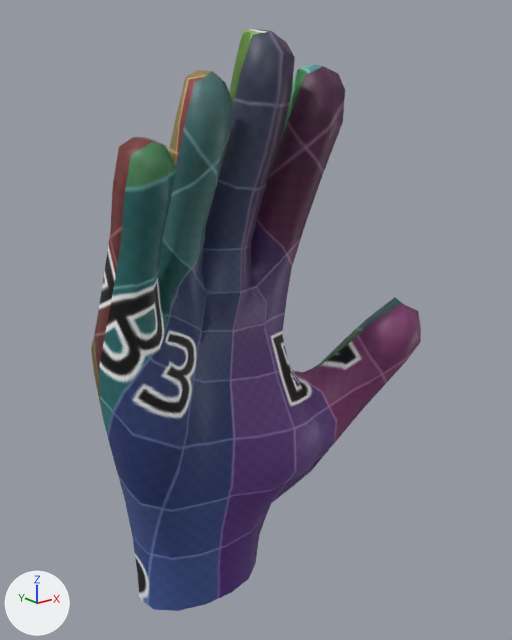
The glTF model Assets/HandRigs.glb: old version first, new version second.
Both versions are drawn from a camera (50 mm lens) standing at (-0.324, -0.904, 0.467) and looking at (0.383, -0.019, 0.113). Arrows for +X, +Y and +Z are at lower left; the lights stay in place. The first picture is the older version.

The first picture shows 'Hand'.
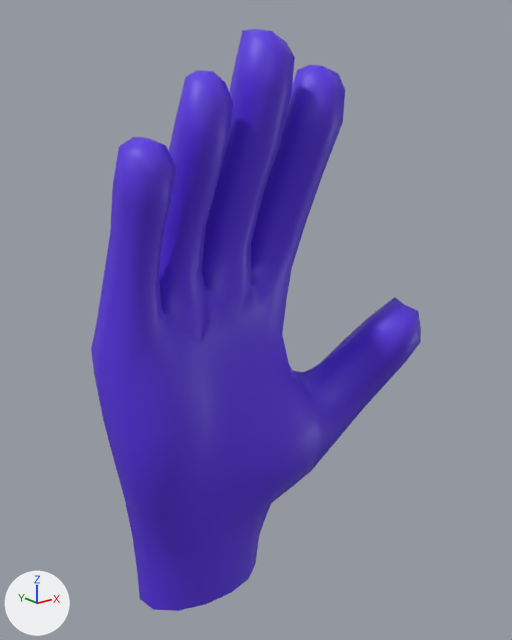
Boxes (x1, y1, x2, y2) around the edits, measured in the pictures (512 x 640 px):
'Hand', surface changed (lighter)
    both: (91, 29, 421, 611)

Diff of the bpy script that builds the scene:
```diff
--- a/Assets/HandRigs.glb.py
+++ b/Assets/HandRigs.glb.py
@@ mat_hand @@
 mat_hand = principled_material('hand')
-mat_hand.texture = img_checker_image_512x512
+mat_hand.base_color = (0.105, 0.0351, 0.8)  # blue #5b35e7
```
